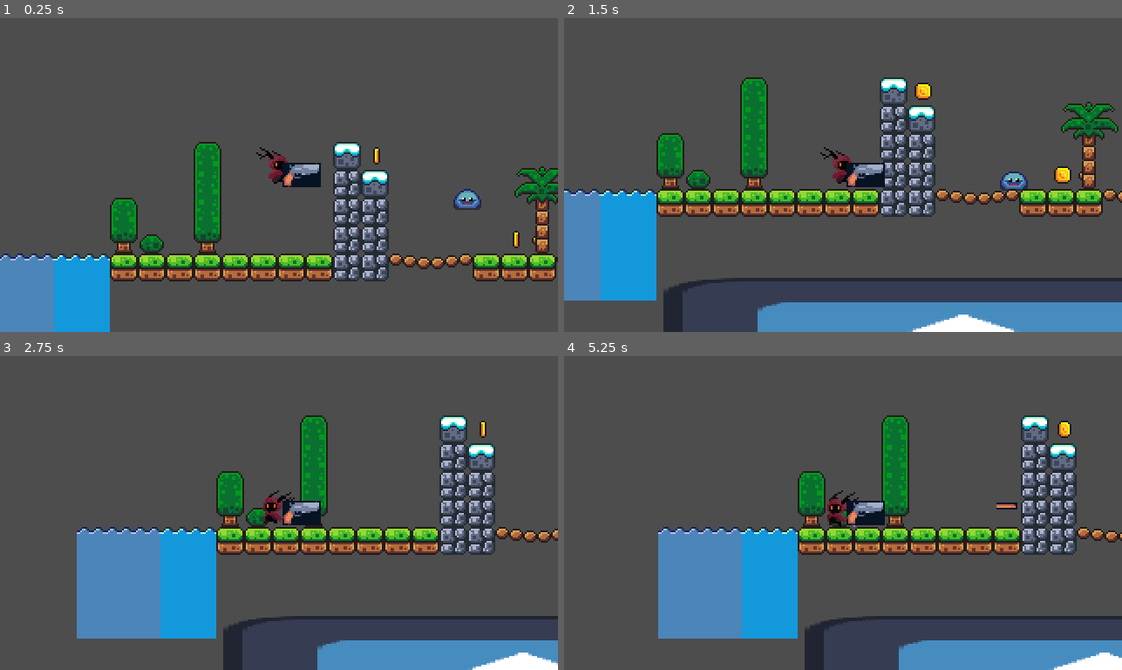
Above: before the commit, frames 1-4 (two rows, left to right).
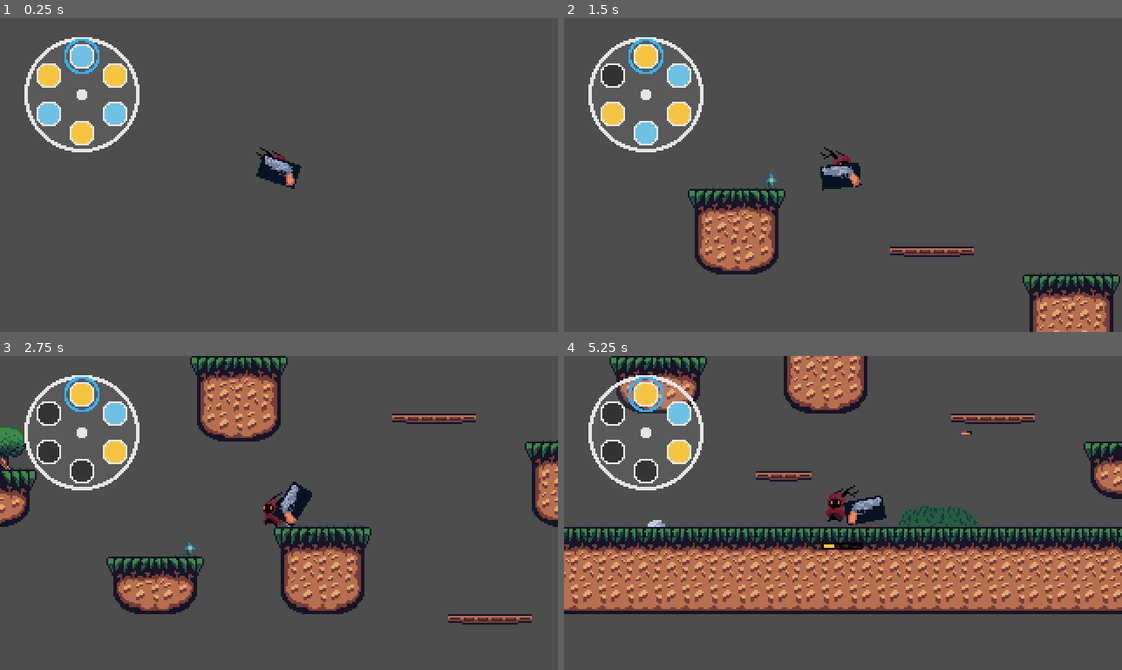
Above: after the commit, the same moments.

Repository: DVH-H/Making-Games---Semester-Project
Game: Godot game, scene res://vertical_slice/Level.tscn
The game is run twice, just before and just after one commit, with the same random seed, the same clock (stepped at 60 frames per second) and the same inputs. Before the commit the project starts from res://game.tscn. The engine's default icon, where the game draws it, is replaced by a stand-in: a white triangle on a blue panel in a dark square.
Inputs (mouse positions are in pixels of both pictures, inside the frame that each line leads up to):
- Up to frame 1 (0.25 s): no input
- Up to frame 2 (1.5 s): move the mouse to (965, 159) at 0.52 s; hold D (move_right) from 0.53 s (still down); click (965, 159) at 0.6 s; tap Space (jump) at 0.77 s; move the mouse to (731, 190) at 1.27 s; tap E (interact, bound only after the commit) at 1.35 s
- Up to frame 3 (2.75 s): tap Space (jump) at 1.52 s; click (167, 528) at 1.55 s; move the mouse to (334, 443) at 2.02 s; release D (move_right) at 2.03 s; hold A (move_left) from 2.03 s (still down); click (334, 443) at 2.1 s
- Up to frame 4 (5.25 s): move the mouse to (815, 575) at 2.77 s; release A (move_left) at 2.78 s; hold D (move_right) 2.78-4.28 s; click (815, 575) at 2.85 s; tap Space (jump) at 3.02, 3.77, 4.52 s; move the mouse to (1010, 560) at 3.52 s; tap E (interact, bound only after the commit) at 3.6 s; click (1010, 560) at 3.8 s; tap R (reload, bound only after the commit) at 4.15 s; move the mouse to (675, 465) at 4.27 s; hold A (move_left) 4.28-5.03 s; click (675, 465) at 4.35 s; move the mouse to (870, 513) at 5.02 s; hold D (move_right) from 5.03 s (still down); click (870, 513) at 5.1 s

The runs differ from the first frame. In frame 1, 21% of the frame differs, in the area x 0-100%, y 6-100%; in frame 2, 34%; in frame 3, 37%; in frame 4, 49%, in the area x 0-100%, y 0-100%.

Commit message:
Realod mechanism

Diff:
--- a/Bullets/prefabs/knockback_bullet.tscn
+++ b/Bullets/prefabs/knockback_bullet.tscn
@@ -10,6 +10,7 @@
 
 [node name="KnockbackBullet" type="CharacterBody2D"]
 script = ExtResource("1_xbsg4")
+load_time = 0.5
 
 [node name="Sprite2D" type="Sprite2D" parent="."]
 rotation = 1.5707964
--- a/Bullets/scripts/bullet.gd
+++ b/Bullets/scripts/bullet.gd
@@ -6,6 +6,7 @@
 @export var knockback_force: float = 200
 @export var damage: float = 5
 @export var SPEED: int = 300
+@export var load_time: float = 0.2
 
 @onready var movementComponent: MovementComponent = $MovementComponent
 var _direction: Vector2
--- a/Bullets/scripts/knockback_bullet.gd
+++ b/Bullets/scripts/knockback_bullet.gd
@@ -1,5 +1,4 @@
 extends Bullet
-
 
 func on_collision(collider):
 	print("knockback bullet hit something")
--- /dev/null
+++ b/player/RevolverCylinderUI.gd
@@ -0,0 +1,173 @@
+# File: RevolverCylinderUI.gd
+@tool
+extends Control
+class_name RevolverCylinderUI
+
+## --- Exposed properties ---
+@export_range(1, 12, 1) var capacity: int = 6 : set = _set_capacity
+@export_range(0, 12, 1) var ammo: int = 6 : set = _set_ammo
+@export_range(0, 11, 1) var current_index: int = 0 : set = _set_current_index
+@export var clockwise: bool = true : set = _set_clockwise
+
+# Visual tuning (scaled for 320×180)
+@export var outer_radius: float = 16.0 : set = _set_outer_radius
+@export var chamber_radius: float = 3.5 : set = _set_chamber_radius
+@export var ring_thickness: float = 1.0 : set = _set_ring_thickness
+@export var gap_from_edge: float = 3.0 : set = _set_gap_from_edge
+
+@export var color_outline: Color = Color(0.9, 0.9, 0.9, 1.0) : set = _redraw
+@export var color_fallback_filled: Color = Color(0.95, 0.8, 0.1, 1.0) : set = _redraw
+@export var color_empty: Color = Color(0.2, 0.2, 0.2, 1.0) : set = _redraw
+@export var color_active: Color = Color(0.2, 0.7, 1.0, 1.0) : set = _redraw
+@export var show_center_pivot: bool = true : set = _redraw
+@export var show_indices: bool = false : set = _redraw
+
+## Data inputs from game
+var chamber_states: Array[bool] = [] : set = _set_chamber_states
+var chamber_colors: Array[Color] = [] : set = _set_chamber_colors  # aligns with capacity when used
+
+signal chamber_clicked(index: int)
+
+func set_ammo_count(new_ammo: int) -> void: _set_ammo(new_ammo)
+func set_current_index(idx: int) -> void: _set_current_index(idx)
+func set_chambers(states: Array[bool]) -> void: _set_chamber_states(states)
+func set_chamber_colors(colors: Array[Color]) -> void: _set_chamber_colors(colors)
+
+func _ready() -> void:
+	mouse_filter = Control.MOUSE_FILTER_PASS
+	queue_redraw()
+
+func _minimum_size() -> Vector2:
+	var r = outer_radius + ring_thickness + gap_from_edge
+	return Vector2(r * 2.0 + 2.0, r * 2.0 + 2.0)
+
+func _gui_input(event: InputEvent) -> void:
+	if event is InputEventMouseButton and event.pressed and event.button_index == MOUSE_BUTTON_LEFT:
+		var idx := _chamber_at_position(event.position)
+		if idx != -1:
+			emit_signal("chamber_clicked", idx)
+
+func _draw() -> void:
+	if capacity <= 0:
+		return
+
+	var center := size * 0.5
+	var big_r := outer_radius
+	var small_r := chamber_radius
+	var step := TAU / float(capacity)
+
+	# Disc
+	draw_circle(center, big_r, color_outline * Color(1,1,1,0.08))
+	draw_arc(center, big_r, 0.0, TAU, 64, color_outline, ring_thickness)
+	if show_center_pivot:
+		draw_circle(center, 3.0, color_outline)
+
+	# States
+	var states: Array[bool] = []
+	if chamber_states.is_empty():
+		var a := clampi(ammo, 0, capacity)
+		for i in capacity: states.append(i < a)
+	else:
+		states = chamber_states.duplicate()
+
+	# Colors length guard
+	if chamber_colors.size() != capacity:
+		var fixed: Array[Color] = []
+		fixed.resize(capacity)
+		for i in capacity:
+			fixed[i] = chamber_colors[i] if (i < chamber_colors.size()) else color_fallback_filled
+		chamber_colors = fixed
+
+	# Place so current_index points up
+	var base_angle := -PI * 0.5
+	var dir := 1.0 if clockwise else -1.0
+
+	for i in capacity:
+		var chamber_idx := posmod(current_index + int(dir) * i, capacity)
+		var angle := base_angle + dir * (step * i)
+		var pos := center + Vector2(cos(angle), sin(angle)) * (big_r - gap_from_edge)
+		var filled := states[chamber_idx]
+		var fill_color := color_empty
+		if filled:
+			fill_color = chamber_colors[chamber_idx] if chamber_colors.size() == capacity else color_fallback_filled
+
+		draw_circle(pos, small_r, fill_color)
+		draw_arc(pos, small_r, 0.0, TAU, 24, color_outline, 1.0)
+
+		if i == 0:
+			draw_arc(pos, small_r + 2.5, 0.0, TAU, 28, color_active, 1.5)
+
+		if show_indices:
+			var txt := str(chamber_idx)
+			var f := get_theme_default_font()
+			var fs := 9
+			if f:
+				var m := f.get_string_size(txt, HORIZONTAL_ALIGNMENT_LEFT, -1, fs)
+				draw_string(f, pos - m * 0.5 + Vector2(0, fs * 0.35), txt, HORIZONTAL_ALIGNMENT_LEFT, -1, fs, color_outline)
+
+func _chamber_at_position(p: Vector2) -> int:
+	var center := size * 0.5
+	var big_r := outer_radius
+	var small_r := chamber_radius
+	var step := TAU / float(capacity)
+	var base_angle := -PI * 0.5
+	var dir := 1.0 if clockwise else -1.0
+	for i in capacity:
+		var angle := base_angle + dir * (step * i)
+		var pos := center + Vector2(cos(angle), sin(angle)) * (big_r - gap_from_edge)
+		if p.distance_to(pos) <= small_r + 3.0:
+			return posmod(current_index + int(dir) * i, capacity)
+	return -1
+
+# --- Setters that actually store values (so Inspector works) ---
+func _set_capacity(v: int) -> void:
+	capacity = max(1, v)
+	ammo = clampi(ammo, 0, capacity)
+	if not chamber_states.is_empty():
+		var s: Array[bool] = []
+		for i in capacity: s.append(i < chamber_states.size() and bool(chamber_states[i]))
+		chamber_states = s
+	if not chamber_colors.is_empty():
+		var c: Array[Color] = []
+		for i in capacity: c.append(chamber_colors[i] if i < chamber_colors.size() else color_fallback_filled)
+		chamber_colors = c
+	queue_redraw()
+
+func _set_ammo(v: int) -> void:
+	ammo = clampi(v, 0, capacity)
+	queue_redraw()
+
+func _set_current_index(v: int) -> void:
+	current_index = posmod(v, max(1, capacity))
+	queue_redraw()
+
+func _set_clockwise(v: bool) -> void:
+	clockwise = v
+	queue_redraw()
+
+func _set_outer_radius(v: float) -> void:
+	outer_radius = v
+	queue_redraw()
+
+func _set_chamber_radius(v: float) -> void:
+	chamber_radius = v
+	queue_redraw()
+
+func _set_ring_thickness(v: float) -> void:
+	ring_thickness = v
+	queue_redraw()
+
+func _set_gap_from_edge(v: float) -> void:
+	gap_from_edge = v
+	queue_redraw()
+
+func _redraw(_v = null) -> void:
+	queue_redraw()
+
+func _set_chamber_states(states: Array[bool]) -> void:
+	chamber_states = states.duplicate()
+	queue_redraw()
+
+func _set_chamber_colors(colors: Array[Color]) -> void:
+	chamber_colors = colors.duplicate()
+	queue_redraw()
--- /dev/null
+++ b/player/canvas_layer.gd
@@ -0,0 +1,54 @@
+# File: canvas_layer.gd (HUD)
+extends CanvasLayer
+
+@export var player_path: NodePath
+@export var gun_path: NodePath
+
+@onready var player: Node = get_node(player_path)
+@onready var gun: Gun = get_node(gun_path)               # e.g. "../Player/Gun" from the CanvasLayer
+@onready var wheel: RevolverCylinderUI = $RevolverCylinderUI
+@onready var reload_bar: ReloadBarControl = $ReloadBar
+
+func _ready() -> void:
+	# Initial sync
+	if gun:
+		_on_ammo_changed(gun.get_ammo_count())
+		_on_chamber_changed(gun.current_index)
+
+		# Build initial states/colors from gun (assumes gun exposes these public arrays)
+		var states: Array[bool] = []
+		for i in gun.capacity:
+			states.append(gun.chambers[i] != null)
+		_on_chambers_updated(states)
+		if gun.colors:
+			_on_chamber_colors_updated(gun.colors)
+
+		# Signals -> UI
+		gun.ammo_changed.connect(_on_ammo_changed)
+		gun.chamber_changed.connect(_on_chamber_changed)
+		gun.chambers_updated.connect(_on_chambers_updated)
+		if gun.has_signal("chamber_colors_updated"):
+			gun.chamber_colors_updated.connect(_on_chamber_colors_updated)
+
+	# Optional: click-to-set next chamber
+	wheel.chamber_clicked.connect(_on_wheel_clicked)
+
+	# Reload progress bar already connects directly to gun inside its own script
+	# (via exported gun_path), so no extra wiring is necessary here.
+
+func _on_ammo_changed(a: int) -> void:
+	wheel.set_ammo_count(a)
+
+func _on_chamber_changed(idx: int) -> void:
+	wheel.set_current_index(idx)
+
+func _on_chambers_updated(states: Array[bool]) -> void:
+	wheel.set_chambers(states)
+
+func _on_chamber_colors_updated(colors: Array[Color]) -> void:
+	wheel.set_chamber_colors(colors)
+
+func _on_wheel_clicked(idx: int) -> void:
+	if gun:
+		gun.current_index = idx
+		_on_chamber_changed(idx)
--- a/player/gun.gd
+++ b/player/gun.gd
@@ -1,27 +1,229 @@
 extends Node2D
-
-const BULLET = preload("res://Bullets/prefabs/knockback_bullet.tscn")
+class_name Gun
+
+signal ammo_changed(current_ammo: int)
+signal chamber_changed(current_index: int)
+signal chambers_updated(states: Array[bool])
+signal chamber_colors_updated(colors: Array[Color])
+signal dry_fire()
+signal fired(bullet_instance: Node)
+signal reload_started(chamber_index: int, duration: float)
+signal reload_finished(chamber_index: int)
+
+
 @onready var muzzle: Marker2D = $Marker2D
 
-
-func shoot(direction):
-	var bullet_instance = BULLET.instantiate()
-	get_tree().root.add_child(bullet_instance)
-	bullet_instance.initialize(direction)
-	bullet_instance.global_position = muzzle.global_position
-	return bullet_instance.knockback_force
-
-func aim(dir):
-	#Mostly for debugging
-	var stick_dir = Vector2.ZERO
-	if len(Input.get_connected_joypads()) < 0:
+@export_group("Revolver")
+@export_range(1, 12, 1) var capacity: int = 6
+@export_range(0, 11, 1) var current_index: int = 0
+@export var clockwise: bool = true
+
+@export_group("Rounds")
+@export var normal_round: PackedScene = preload("res://Bullets/prefabs/bullet.tscn")
+@export var knockback_round: PackedScene = preload("res://Bullets/prefabs/knockback_bullet.tscn")
+
+@export var normal_color: Color = Color.hex(0x6ec1e4ff)
+@export var knockback_color: Color = Color.hex(0xf5c542ff)
+
+# Runtime cylinder
+var chambers: Array[PackedScene] = []
+var colors: Array[Color] = []
+
+# Loadout mapping (what each chamber SHOULD contain)
+var loadout_scenes: Array[PackedScene] = []
+var loadout_colors: Array[Color] = []
+
+# Reload state
+var _is_reloading: bool = false
+var _load_time_cache: Dictionary = {}  # resource_path -> float
+
+func _ready() -> void:
+	_resize_all_arrays()
+	_set_default_alternating_loadout()
+	_fill_all_from_loadout()  # start full; remove if you want to start empty
+	current_index = posmod(current_index, capacity)
+	_emit_all()
+
+
+func shoot(direction: Vector2) -> float:
+	var force: float = 0.0
+	var round_scene: PackedScene = chambers[current_index]
+
+	if round_scene != null:
+		var bullet := round_scene.instantiate()
+		get_tree().root.add_child(bullet)
+
+		if "global_position" in bullet:
+			bullet.global_position = muzzle.global_position
+		if bullet.has_method("initialize"):
+			bullet.initialize(direction)
+		if "knockback_force" in bullet:
+			force = float(bullet.knockback_force)
+
+		emit_signal("fired", bullet)
+
+		chambers[current_index] = null
+		colors[current_index] = Color.TRANSPARENT
+	else:
+		emit_signal("dry_fire")
+
+	_advance_cylinder()
+	_emit_all()
+	return force
+
+func aim(dir: Vector2) -> void:
+	var stick_dir := Vector2.ZERO
+	if len(Input.get_connected_joypads()) > 0:
+		stick_dir = dir
+	else:
 		var mouse_pos: Vector2 = get_global_mouse_position()
 		stick_dir = (mouse_pos - global_position).normalized()
-	else:
-		stick_dir = dir
+
 	look_at(global_position + stick_dir)
 	rotation_degrees = wrap(rotation_degrees, 0, 360)
 	if rotation_degrees > 90 and rotation_degrees < 270:
 		scale.y = -1
 	else:
 		scale.y = 1
+
+# -----------------------
+# Reload: ONE bullet to match loadout (with per-bullet load_time)
+# -----------------------
+
+func reload_all_to_loadout() -> void:
+	if _is_reloading:
+		return
+
+	# Build the sequence of chambers to load (nearest first, scanning backward from current_index)
+	var order: Array[int] = []
+	for i in capacity:
+		var idx := posmod(current_index - i, capacity)
+		if chambers[idx] == null and loadout_scenes[idx] != null:
+			order.append(idx)
+
+	if order.is_empty():
+		return
+
+	_is_reloading = true
+
+	for idx in order:
+		# In case something loaded this slot while we waited
+		if chambers[idx] != null:
+			continue
+
+		var scene := loadout_scenes[idx]
+		if scene == null:
+			continue
+
+		var delay := _get_round_load_time(scene)
+		emit_signal("reload_started", idx, delay)
+
+		# Wait the per-bullet load time
+		await get_tree().create_timer(delay).timeout
+
+		# If still empty, insert and notify
+		if chambers[idx] == null:
+			chambers[idx] = scene
+			colors[idx] = loadout_colors[idx]
+			_emit_all()
+
+		emit_signal("reload_finished", idx)
+
+	# Done reloading this batch
+	_is_reloading = false
+
+
+# Optional: full refill to loadout instantly (not used by single-step reload)
+func force_refill_from_loadout() -> void:
+	_fill_all_from_loadout()
+	_emit_all()
+
+# -----------------------
+# Loadout helpers
+# -----------------------
+
+func _set_default_alternating_loadout() -> void:
+	for i in capacity:
+		var is_normal := (i % 2 == 0)
+		loadout_scenes[i] = (normal_round if is_normal else knockback_round)
+		loadout_colors[i] = (normal_color if is_normal else knockback_color)
+
+func set_loadout(scenes: Array[PackedScene], colors_in: Array[Color], fill_now: bool = false) -> void:
+	if scenes.size() != capacity or colors_in.size() != capacity:
+		push_warning("set_loadout: arrays must be length == capacity")
+		return
+	loadout_scenes = scenes.duplicate()
+	loadout_colors = colors_in.duplicate()
+	if fill_now:
+		_fill_all_from_loadout()
+	_emit_all()
+
+# -----------------------
+# Utility & signals
+# -----------------------
+
+func get_ammo_count() -> int:
+	var c := 0
+	for i in capacity:
+		if chambers[i] != null:
+			c += 1
+	return c
+
+func _advance_cylinder() -> void:
+	current_index = posmod(current_index + 1, capacity)
+	emit_signal("chamber_changed", current_index)
+
+func _emit_all() -> void:
+	emit_signal("ammo_changed", get_ammo_count())
+	emit_signal("chamber_changed", current_index)
+	emit_signal("chambers_updated", _bool_states())
+	emit_signal("chamber_colors_updated", colors.duplicate())
+
+func _bool_states() -> Array[bool]:
+	var states: Array[bool] = []
+	states.resize(capacity)
+	for i in capacity:
+		states[i] = (chambers[i] != null)
+	return states
+
+func _fill_all_from_loadout() -> void:
+	for i in capacity:
+		chambers[i] = loadout_scenes[i]
+		colors[i] = (loadout_colors[i] if loadout_scenes[i] != null else Color.TRANSPARENT)
+
+func _resize_all_arrays() -> void:
+	chambers.resize(capacity)
+	colors.resize(capacity)
+	loadout_scenes.resize(capacity)
+	loadout_colors.resize(capacity)
+	for i in capacity:
+		if chambers[i] == null:
+			chambers[i] = null
+		if colors[i] == null:
+			colors[i] = Color.TRANSPARENT
+
+# Choose the next empty chamber to load, scanning backward from current_index (feels nice during combat)
+func _find_next_empty_slot_from_current() -> int:
+	for i in capacity:
+		var idx := posmod(current_index - i, capacity)
+		if chambers[idx] == null and loadout_scenes[idx] != null:
+			return idx
+	return -1
+
+# Reads @export var load_time: float from a bullet scene (cached by resource_path)
+func _get_round_load_time(scene: PackedScene) -> float:
+	if scene == null:
+		return 0.2
+	var key := scene.resource_path
+	if _load_time_cache.has(key):
+		return float(_load_time_cache[key])
+
+	var t := 0.2
+	var node := scene.instantiate()
+	if node and "load_time" in node:
+		t = float(node.load_time)
+	if node:
+		node.queue_free()
+
+	_load_time_cache[key] = t
+	return t
--- a/player/player.gd
+++ b/player/player.gd
@@ -45,7 +45,8 @@
 	gun.aim(_aim_direction)
 	if Input.is_action_just_pressed("shoot"):
 		velocity += (_aim_direction * -1) * gun.shoot(_aim_direction)
-
+	if Input.is_action_just_pressed("reload"):
+		gun.reload_all_to_loadout()
 	# State machine. Also setting animations
 	if is_on_floor():
 		if velocity.x != 0:
--- a/player/player.tscn
+++ b/player/player.tscn
@@ -7,6 +7,9 @@
 [ext_resource type="PackedScene" uid="uid://dytqh10wawuk0" path="res://components/gravity_component.tscn" id="6_boad6"]
 [ext_resource type="PackedScene" uid="uid://dtuwo2b8qi1nh" path="res://components/movement_component.tscn" id="6_g6k8r"]
 [ext_resource type="PackedScene" uid="uid://bn5px6qyvj2ja" path="res://player/gun.tscn" id="7_boad6"]
+[ext_resource type="Script" uid="uid://7k643xcc4b1k" path="res://player/canvas_layer.gd" id="8_hg6s5"]
+[ext_resource type="Script" uid="uid://dbafatust4pbo" path="res://player/RevolverCylinderUI.gd" id="8_rgyib"]
+[ext_resource type="Script" uid="uid://brbg6b6cmb837" path="res://player/reload_bar.gd" id="10_8t03j"]
 
 [sub_resource type="CapsuleShape2D" id="CapsuleShape2D_sh265"]
 radius = 4.0
@@ -176,6 +179,7 @@
 }]
 
 [node name="Player" type="CharacterBody2D"]
+position = Vector2(32, 11)
 collision_layer = 3
 script = ExtResource("1_onrkg")
 
@@ -202,3 +206,33 @@
 
 [node name="Gun" parent="." instance=ExtResource("7_boad6")]
 position = Vector2(5.9999995, 1.9999995)
+
+[node name="CanvasLayer" type="CanvasLayer" parent="."]
+script = ExtResource("8_hg6s5")
+player_path = NodePath("..")
+gun_path = NodePath("../Gun")
+
+[node name="RevolverCylinderUI" type="Control" parent="CanvasLayer"]
+layout_mode = 3
+anchors_preset = 0
+offset_left = 27.0
+offset_top = 24.0
+offset_right = 67.0
+offset_bottom = 64.0
+mouse_filter = 1
+script = ExtResource("8_rgyib")
+outer_radius = 32.0
+chamber_radius = 7.0
+ring_thickness = 2.0
+gap_from_edge = 10.0
+
+[node name="ReloadBar" type="Control" parent="CanvasLayer"]
+layout_mode = 3
+anchors_preset = 0
+offset_left = 139.0
+offset_top = 101.0
+offset_right = 179.0
+offset_bottom = 141.0
+script = ExtResource("10_8t03j")
+player_path = NodePath("../..")
+gun_path = NodePath("../../Gun")
--- /dev/null
+++ b/player/reload_bar.gd
@@ -0,0 +1,101 @@
+# File: reload_bar.gd
+extends Control
+class_name ReloadBarControl
+
+@export var player_path: NodePath
+@export var gun_path: NodePath
+
+# Visuals for 320×180
+@export var size_px: Vector2i = Vector2i(22, 3)
+@export var offset_px: Vector2i = Vector2i(0, 18)   # below player
+@export var border_px: int = 1
+
+@export var color_bg: Color = Color.hex(0x00000080)
+@export var color_fg: Color = Color.hex(0xF5C542FF)
+@export var color_border: Color = Color.hex(0x000000FF)
+
+var _player: Node2D
+var _gun: Node
+var _active := false
+var _duration := 0.2
+var _elapsed := 0.0
+
+func _ready() -> void:
+	visible = false
+	_player = get_node_or_null(player_path)
+	_gun = get_node_or_null(gun_path)
+
+	if _gun:
+		# gun emits: reload_started(chamber_index: int, duration: float), reload_finished(chamber_index: int)
+		_gun.reload_started.connect(_on_reload_started)
+		_gun.reload_finished.connect(_on_reload_finished)
+
+	custom_minimum_size = Vector2(size_px.x, size_px.y)
+	set_anchors_preset(Control.PRESET_TOP_LEFT)
+
+func _process(delta: float) -> void:
+	_update_screen_position()
+
+	if not _active:
+		return
+
+	_elapsed = min(_elapsed + delta, _duration)
+	queue_redraw()
+
+	if _elapsed >= _duration:
+		_active = false
+		visible = false
+
+func _draw() -> void:
+	if not visible:
+		return
+
+	var w: int = size_px.x
+	var h: int = size_px.y
+
+	# background
+	draw_rect(Rect2(Vector2.ZERO, Vector2(w, h)), color_bg, true)
+
+	# fill
+	var p := clampf(_elapsed / _duration, 0.0, 1.0)
+	var fill_w := int(round(w * p))
+	if fill_w > 0:
+		draw_rect(Rect2(Vector2.ZERO, Vector2(fill_w, h)), color_fg, true)
+
+	# border
+	if border_px > 0:
+		draw_line(Vector2(0, 0), Vector2(w, 0), color_border, border_px)
+		draw_line(Vector2(0, h), Vector2(w, h), color_border, border_px)
+		draw_line(Vector2(0, 0), Vector2(0, h), color_border, border_px)
+		draw_line(Vector2(w, 0), Vector2(w, h), color_border, border_px)
+
+func _on_reload_started(_idx: int, duration: float) -> void:
+	_duration = max(0.001, duration)
+	_elapsed = 0.0
+	_active = true
+	visible = true
+	queue_redraw()
+
+func _on_reload_finished(_idx: int) -> void:
+	# We let _process hide it at the end of the current bullet's duration.
+	pass
+
+func _update_screen_position() -> void:
+	if not _player:
+		_player = get_node_or_null(player_path)
+		if not _player:
+			return
+
+	var cam := get_viewport().get_camera_2d()
+	if cam == null:
+		return
+
+	var world := _player.global_position
+	var zoom := cam.zoom
+	var screen_center := get_viewport_rect().size * 0.5
+	var screen := (world - cam.global_position) * zoom + screen_center
+	screen = Vector2(round(screen.x), round(screen.y))
+
+	# place this control so its top-left sits at (screen + offset - half width)
+	var pos := screen + Vector2(offset_px) - Vector2(size_px.x / 2, 0)
+	position = pos
--- a/project.godot
+++ b/project.godot
@@ -11,7 +11,7 @@
 [application]
 
 config/name="platformer"
-run/main_scene="res://game.tscn"
+run/main_scene="uid://dar8lycpacl2t"
 config/features=PackedStringArray("4.5", "Forward Plus")
 config/icon="res://icon.svg"
 
@@ -87,6 +87,13 @@
 interact={
 "deadzone": 0.2,
 "events": [Object(InputEventJoypadButton,"resource_local_to_scene":false,"resource_name":"","device":-1,"button_index":3,"pressure":0.0,"pressed":true,"script":null)
+, Object(InputEventKey,"resource_local_to_scene":false,"resource_name":"","device":-1,"window_id":0,"alt_pressed":false,"shift_pressed":false,"ctrl_pressed":false,"meta_pressed":false,"pressed":false,"keycode":0,"physical_keycode":69,"key_label":0,"unicode":101,"location":0,"echo":false,"script":null)
+]
+}
+reload={
+"deadzone": 0.2,
+"events": [Object(InputEventJoypadButton,"resource_local_to_scene":false,"resource_name":"","device":-1,"button_index":2,"pressure":0.0,"pressed":true,"script":null)
+, Object(InputEventKey,"resource_local_to_scene":false,"resource_name":"","device":-1,"window_id":0,"alt_pressed":false,"shift_pressed":false,"ctrl_pressed":false,"meta_pressed":false,"pressed":false,"keycode":0,"physical_keycode":82,"key_label":0,"unicode":114,"location":0,"echo":false,"script":null)
 ]
 }
 
Not shown, added: player/RevolverCylinderUI.gd.uid
Not shown, added: player/canvas_layer.gd.uid
Not shown: 1 places in player/player.tscn that only renumber resources
Not shown, added: player/reload_bar.gd.uid
